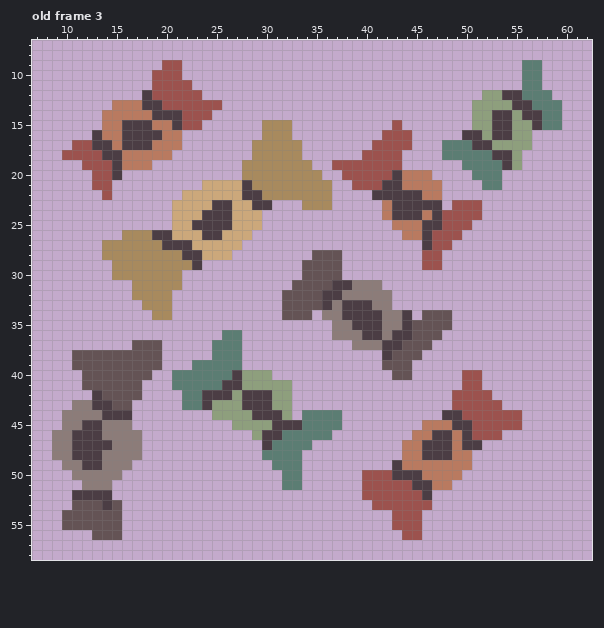
Pixel-art file, stored at Table/sprites/mushrooms.aseprite. Above is the file before it was changed.
64x64 pixels, 16 frames. Shown: old frame 3: x 7..62, y 7..58. The commit also changed other frames, which this record leaves out.
Once edited:
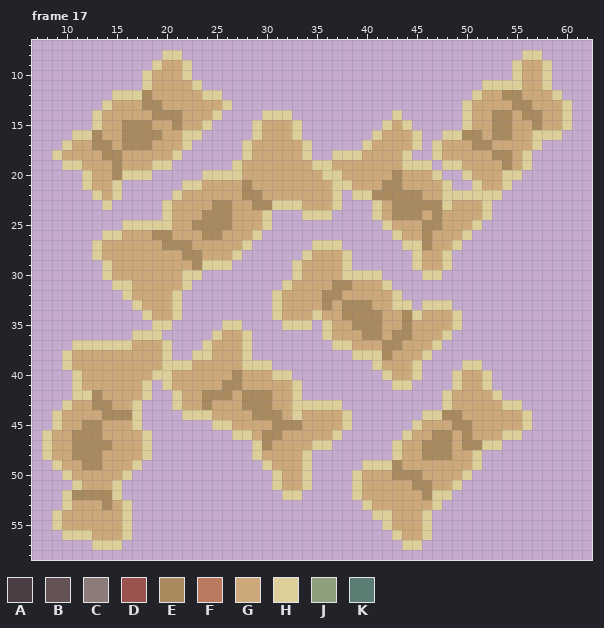
Palette (. is transparent): A #4b3d44  B #645355  C #8c7c79  D #9c524e  E #a88a5e  F #b97a60  G #cca87b  H #ddcf99  J #8e9f7d  K #5b7d73
A new or re-ordered frame is compared with the old frame closest to it.
Change:
frames 16 -> 18
Changed rows in their new state; - is an unchanged pixel.
Frame 17 is new; against old frame 3, layer "Layer 1":
first column x 8:
 8 ------------HH----------------------------------HH---
 9 -----------HGGH--------------------------------HGGH--
10 ----------HGGGH--------------------------------HGGH--
11 ----------HGGGGH----------------------------HHHHGGH--
12 -------HHHEGGGGGHH-------------------------HGGEEGGGH-
13 ------HGGGEEGGGGGGH-----------------------HGGGGEEGGGH
14 -----HGGGGGEEEGGGH----HHH----------H------HGGEEGEEGGH
15 -----HGGEEEGGEGGH----HGGGH--------HGH-----HGGEEGGEGGH
16 ---HHEGGEEEEGGHH-----HGGGH-------HGGGH--HHEEGEEGGHHH-
17 --HGGEEGEEEGGGH-----HGGGGGH-----HGGGGH-HGGGEEGGGGH---
18 -HGGGGEEGGGGGH------HGGGGGH--HHHGGGGH--HGGGGGEEGH----
19 --HHGGGEGGGHH------HGGGGGGGHHGGGGGGGHHH-HHGGGGEGH----
20 ----HGGEHHH-----HHHHGGGGGGGGHHGGGGGEGGGH--HGGGHH-----
21 ----HGGH------HH----EGGGGGGGGHHGGGEEGGGGH--HGGH------
22 -----HGH-----H------EEGGGGGGGH-HHEEEEEGGHHHHHH-------
23 ------H-----H----EE--EEHHHGGGH---HGEEEEEHGGGH--------
24 ------------H---EEE---H---HHH----HGEEEGEGGGGH--------
25 --------HHHHH--EEEE---H-----------HGGGEEGGGH---------
26 ------HHGGGEE---EE---H-------------HGGEGGGH----------
27 -----HGGGGGGEEE-----H------HHH------HHEGGH-----------
28 -----HGGGGGGGGEE---H------HGGGH------HGGH------------
29 ------HGGGGGGGGEHHH------HGGGGH------HGGH------------
30 ------HGGGGGGGHH---------HGGGGHHHH----HH-------------
31 -------HHGGGGGH---------HGGGGEEGGGH------------------
32 --------HGGGGH---------HGGGGEEGGGGGH-----------------
33 ---------HGGGH---------HGGGGEGEEEGGHH-HHH------------
34 ----------HGGH---------HGGGHGGEEEEGGEHGGGH-----------
35 -----------HH-----HH----HHH-HGGEEEGGEGGGGH-----------
36 ---------HHH-----HGGH-------HGGGEEGEEGGGH------------
37 ---HHHHHHGGGH---HGGGH--------HHGGGEEGGGH-------------
38 --HGGGGGGGGGH--HHGGGH----------HHHEGGGH--------------
39 --HGGGGGGGGGHHHGGGGGHHH----------HGGGH----HH---------
40 ---HGGGGGGGHHGGGGGGEGGGHH---------HGGH---HGGH--------
41 ---HGGGGGGH-HGGGGGEEGGGGGH---------HH----HGGH--------
42 ---HHEGGGGH--HGGEEEGEEEGGH--------------HGGGGH-------
43 --HGGEEGGH---HGGEGGGEEEGGHHHHH----------HGGGGGHH-----
44 -HGGGGEEEH----HHHGGGGEEEGHGGGGH-------HHEEGGGGGGH----
45 -HGGEEGGGH-------HHGGGGEEEGGGGH------HGGGEEGGGGGH----
46 HGGEEEGGGGH--------HHGEEGGGGGH------HGGEEGEGGGHH-----
47 HGGEEEEGGGH----------HEGGGGHH------HGGEEEGEEHH-------
48 HGGEEEGGGGH----------HGGGGH--------HGGEEEGGH---------
49 -HGGEEGGGH------------HGGGH-----HHHEGGGGGGGH---------
50 --HGGGGGH--------------HGGH----HGGGEEEGGGGH----------
51 ---HGGGH---------------HGGH----HGGGGGEEGGH-----------
52 --HEEEEH----------------HH-----HGGGGGGEHH------------
53 --HGGGEGH-----------------------HGGGGGGH-------------
54 -HGGGGGGH------------------------HHGGGH--------------
55 -HGGGGGGH-------------------------HGGGH--------------
56 --HHHGGGH--------------------------HGGH--------------
57 -----HHH----------------------------HH---------------
Changed places in both pictures, as pixel boxes (x1, y1, x2, y2):
changed: (42, 50, 572, 550)
